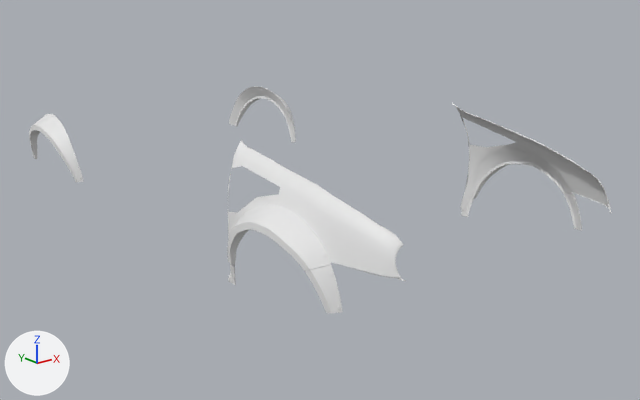
The glTF model public/parts/wendtStrom_fenders_voomeran.glb as it was, and as the next commit left it.
The view is the same before and after, from a camera (50 mm lens) standing at (-3.03, -4.28, 1.95) and looking at (0.14, -0.33, 0.37). The axes (+X, +Y, +Z) are drawn at lower left. The lights are the same throughout. The first picture is the older version. Where no turn or scale is listed for an object, it has been applied to the vertices.

In view in the first picture: 'fenders_voomeran'.
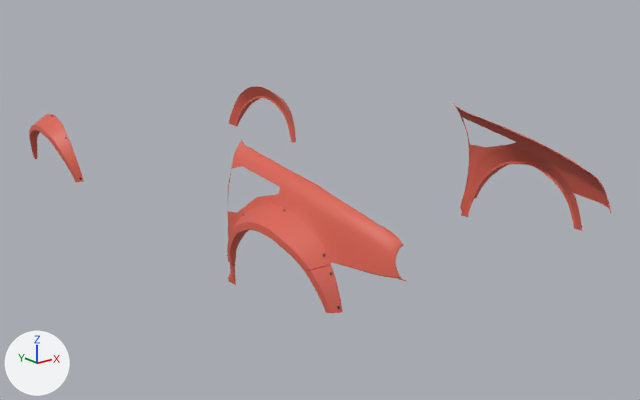
Changed parts and their boxes [x1, y1, x2, y2] in the pictures (640 x 400 px):
'fenders_voomeran', recoloured (white to red): [29, 86, 611, 313] in both

What the commit changed:
Material 'Paint' (mat_paint) changes colour from white #e7e7e7 to red #da6150; in linear values from (0.8, 0.8, 0.8) to (0.7, 0.12, 0.08).
